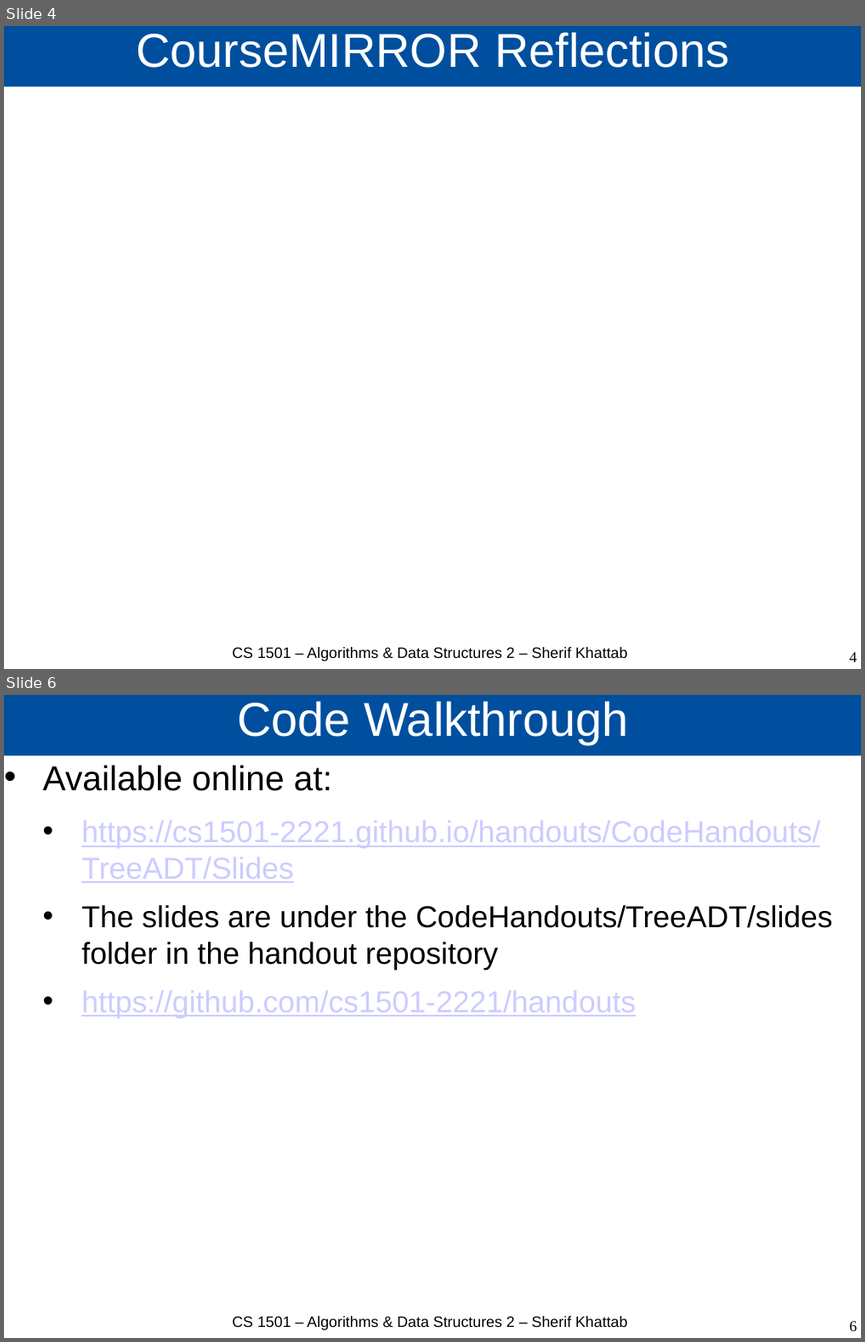
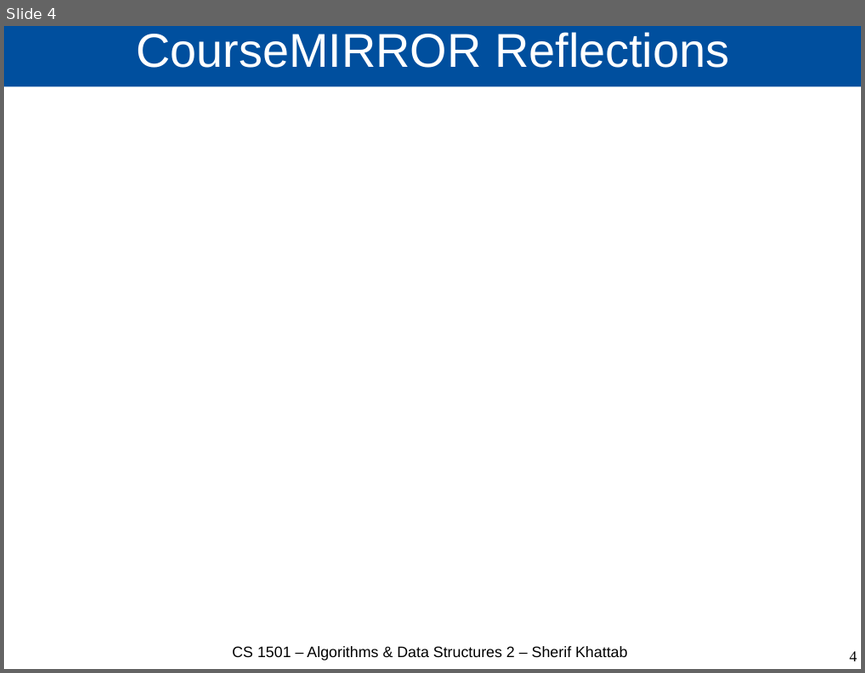
Before and after one commit to cs1501-2224/handouts, a slide deck: DraftSlides/Lecture7.pptx. Shown one above the other, each under a label of ours: slides 4 and 6 before the commit, slide 4 after it; the slides between them are not shown. The pictures are 865x1342 and 865x673 pixels, drawn with LibreOffice and Linux fonts; fonts in the diff are those of the drawing. Boxes give left, top, right and bottom in pixels: in the first picture for what was removed or moved away, otherwise in the second. Text is boxed around its words. In the diff, an @@ line names an element or a change of style, - is before the commit and + after.

```diff
--- a/DraftSlides/Lecture7.pptx
+++ b/DraftSlides/Lecture7.pptx
@@ slide 6 removed at (x1=4, y1=695, x2=861, y2=1338), background #FFFFFF @@
@@ title removed at (x1=4, y1=695, x2=861, y2=756) @@
-Code Walkthrough
@@ text removed at (x1=43, y1=765, x2=832, y2=1018) @@
-• Available online at:
-  • https://cs1501-2221.github.io/handouts/CodeHandouts/TreeADT/Slides
-  • The slides are under the CodeHandouts/TreeADT/slides folder in the handout repository
-  • https://github.com/cs1501-2221/handouts
@@ text removed at (x1=232, y1=1315, x2=627, y2=1330) @@
-CS 1501 – Algorithms & Data Structures 2 – Sherif Khattab
@@ page number removed at (x1=849, y1=1321, x2=857, y2=1331) @@
-6
```
Also in this commit, not shown: 9 slides changed, 6 slides added, 8 other files.
